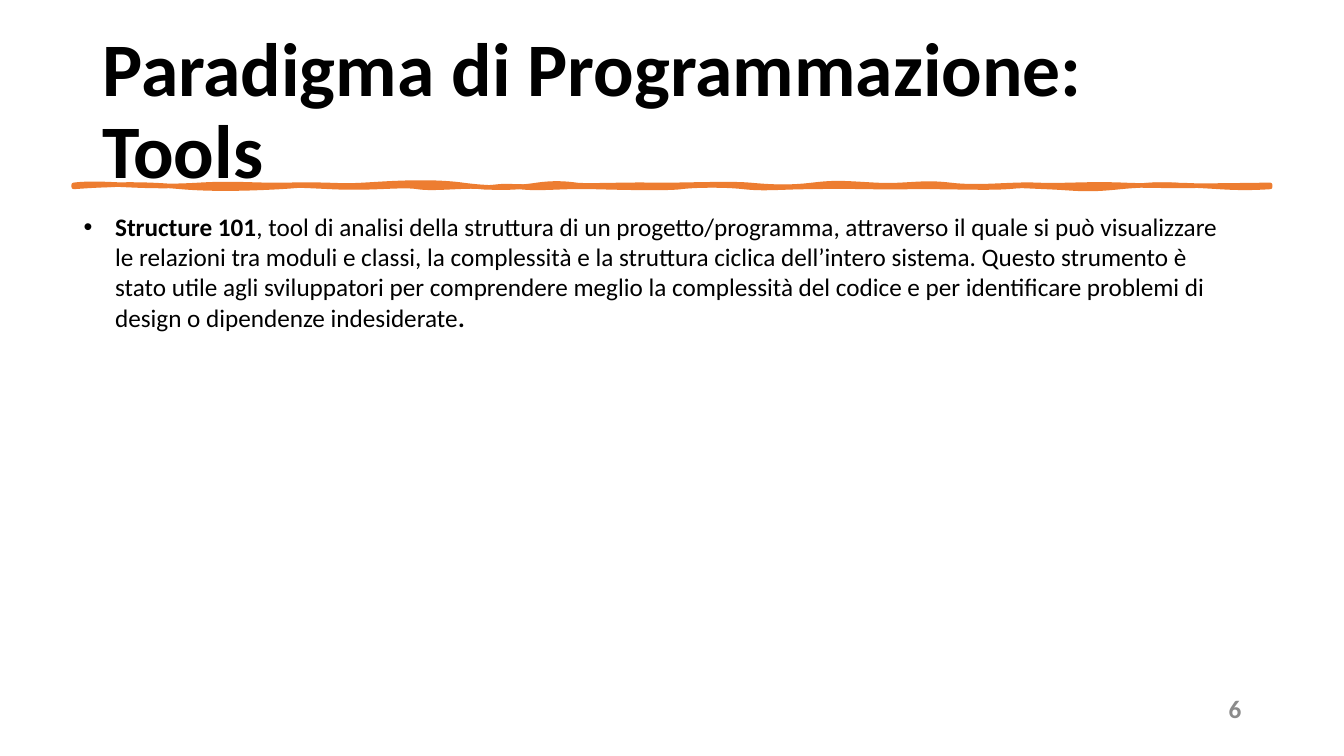
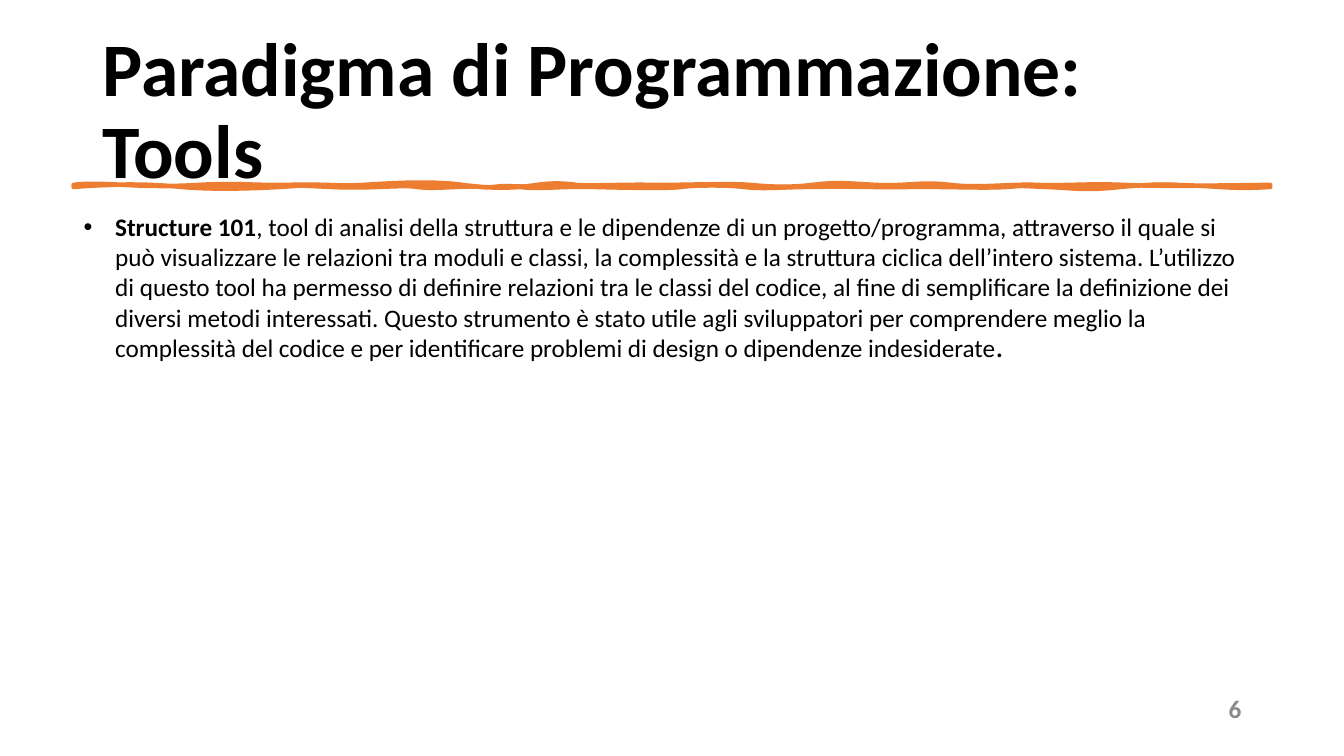
Before and after one commit to mangilimatteo/Progetto_Ingegneria_Software_Cattaneo_Mangili_Saini, a slide deck: slide 6 of Presentazione/Presentazione_Progetto.pptx. Drawn at 1344x756 pixels with LibreOffice and Linux fonts; fonts in the diff are those of the drawing. Boxes give left, top, right and bottom in pixels: in the first picture for what was removed or moved away, otherwise in the second. Text is boxed around its words. In the diff, an @@ line names an element or a change of style, - is before the commit and + after.

```diff
--- a/Presentazione/Presentazione_Progetto.pptx
+++ b/Presentazione/Presentazione_Progetto.pptx
@@ text at <box>115,218,1235,362</box>: text changed @@
-• Structure 101, tool di analisi della struttura di un progetto/programma, attraverso il quale si può visualizzare le relazioni tra moduli e classi, la complessità e la struttura ciclica dell’intero sistema. Questo strumento è stato utile agli sviluppatori per comprendere meglio la complessità del codice e per identificare problemi di design o dipendenze indesiderate.
+• Structure 101, tool di analisi della struttura e le dipendenze di un progetto/programma, attraverso il quale si può visualizzare le relazioni tra moduli e classi, la complessità e la struttura ciclica dell’intero sistema. L’utilizzo di questo tool ha permesso di definire relazioni tra le classi del codice, al fine di semplificare la definizione dei diversi metodi interessati. Questo strumento è stato utile agli sviluppatori per comprendere meglio la complessità del codice e per identificare problemi di design o dipendenze indesiderate.
```
Also in this commit, not shown: 2 other slides changed, 1 other file.
